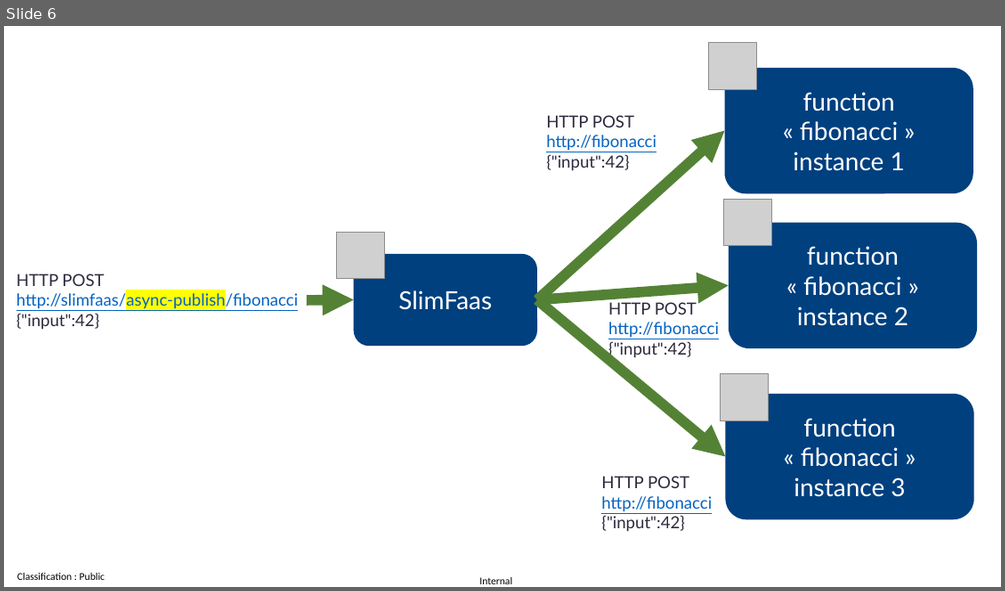
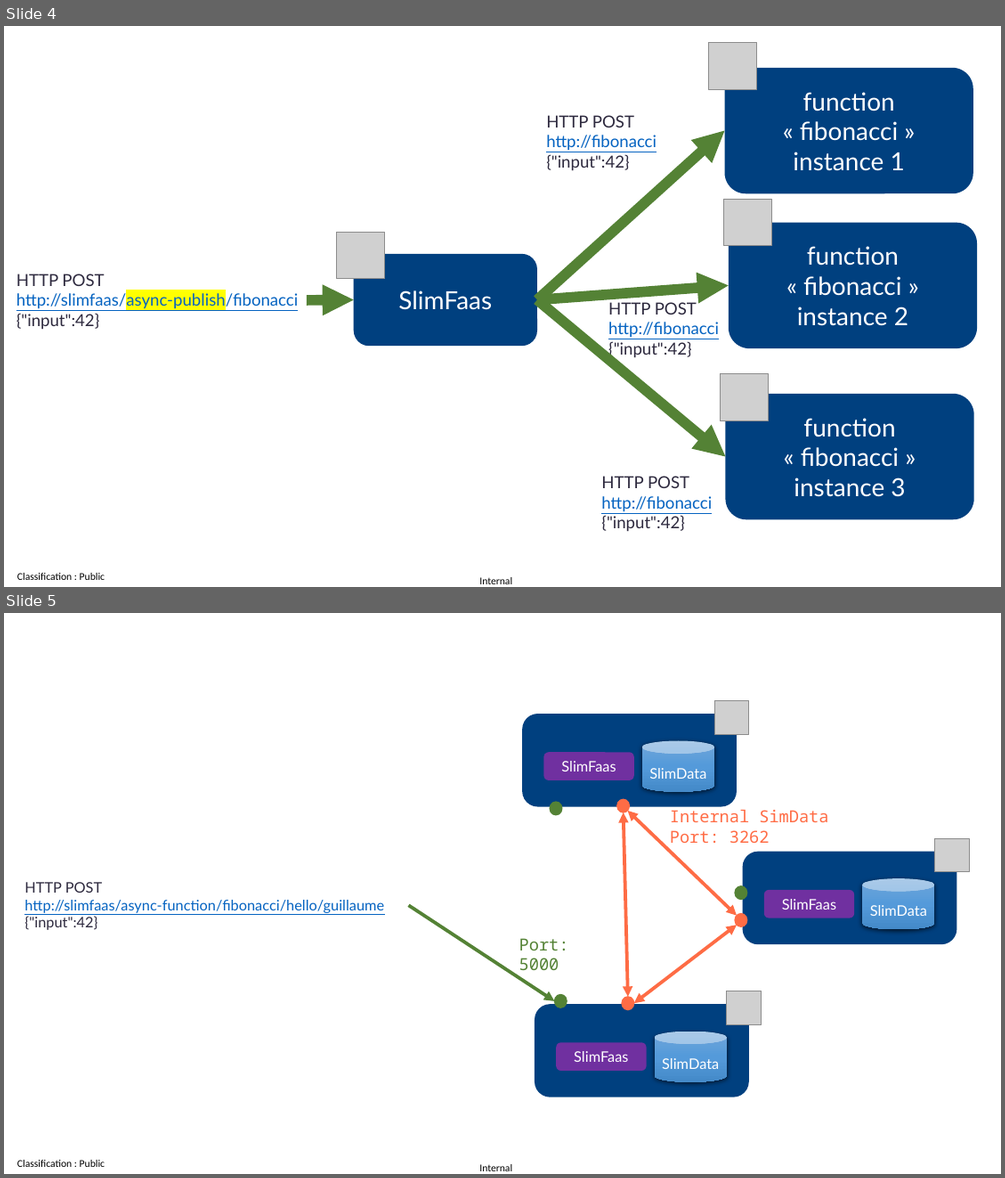
Before and after one commit to AxaFrance/SlimFaas, a slide deck: documentation/slimfaas.pptx. Shown one above the other, each under a label of ours: slide 6 before the commit, slides 4 and 5 after it. The pictures are 1005x591 and 1005x1178 pixels, drawn with LibreOffice and Linux fonts; fonts in the diff are those of the drawing; grey boxes stand for pictures. Boxes give left, top, right and bottom in pixels: in the first picture for what was removed or moved away, otherwise in the second. Text is boxed around its words. In the diff, an @@ line names an element or a change of style, - is before the commit and + after.

```diff
--- a/documentation/slimfaas.pptx
+++ b/documentation/slimfaas.pptx
@@ slide 5 added at [4,613,1001,1174], background #FFFFFF; not listed: 2 template elements that a slide beside it also shows @@
@@ rounded rectangle added at [522,714,736,807], fill #003F7F @@
@@ picture added at [714,700,749,734] @@
@@ cylinder added at [642,741,714,792], fill gradient #71A6DB to #559BDB to #448ACA, 14 pt, text #FFFFFF @@
+SlimData
@@ rounded rectangle added at [544,752,634,780], fill #7030A0, 14 pt, text #FFFFFF @@
+SlimFaas
@@ ellipse added at [617,799,629,812], fill #FE6C45, outline #FE6C45 1 pt @@
@@ ellipse added at [550,802,562,815], fill #548235, outline #548235 1 pt @@
@@ double arrow added from (628, 997) to (623, 812), #FE6C45 3.25 pt @@
@@ double arrow added from (628, 811) to (736, 915), #FE6C45 3.25 pt @@
@@ rectangle added at [662,817,866,836], fill #FFFFFF, 16 pt, text #FF6C45 @@
+Internal SimData Port: 3262
@@ rounded rectangle added at [743,852,957,944], fill #003F7F @@
@@ picture added at [935,838,970,872] @@
@@ cylinder added at [863,878,935,929], fill gradient #71A6DB to #559BDB to #448ACA, 14 pt, text #FFFFFF @@
+SlimData
@@ text added at [24,882,384,930], 14 pt, text #0563C1, underline @@
+HTTP POST
+http://slimfaas/async-function/fibonacci/hello/guillaume
+{"input":42}
@@ arrow added from (409, 906) to (554, 1001), #548235 3.25 pt @@
@@ ellipse added at [735,886,746,900], fill #548235, outline #548235 1 pt @@
@@ rounded rectangle added at [764,890,854,918], fill #7030A0, 14 pt, text #FFFFFF @@
+SlimFaas
@@ double arrow added from (634, 1004) to (736, 925), #FE6C45 3.25 pt @@
@@ ellipse added at [735,914,746,927], fill #FE6C45, outline #FE6C45 1 pt @@
@@ text added at [519,938,569,970], 16 pt, text #548235 @@
+Port: 5000
@@ rounded rectangle added at [535,1004,750,1097], fill #003F7F @@
@@ ellipse added at [554,995,566,1008], fill #548235, outline #548235 1 pt @@
@@ ellipse added at [622,997,633,1010], fill #FE6C45, outline #FE6C45 1 pt @@
@@ picture added at [727,990,761,1024] @@
@@ cylinder added at [655,1031,727,1082], fill gradient #71A6DB to #559BDB to #448ACA, 14 pt, text #FFFFFF @@
+SlimData
@@ rounded rectangle added at [556,1042,647,1070], fill #7030A0, 14 pt, text #FFFFFF @@
+SlimFaas
@@ what was slide 6 is now slide 4 @@
```
Also in this commit, not shown: 2 slides removed, 7 other files.
